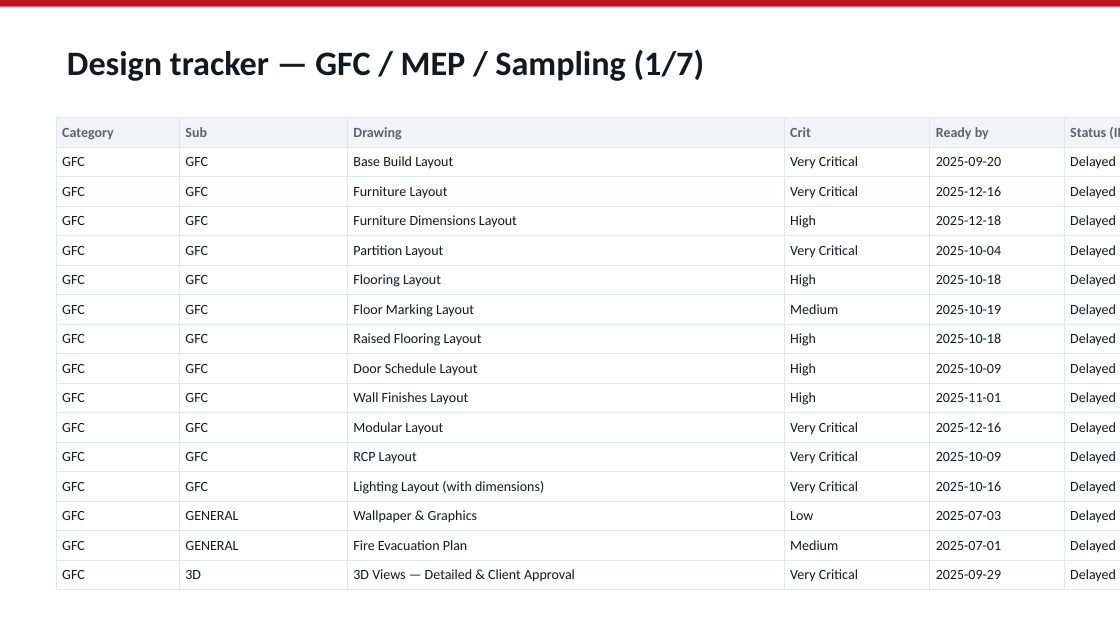
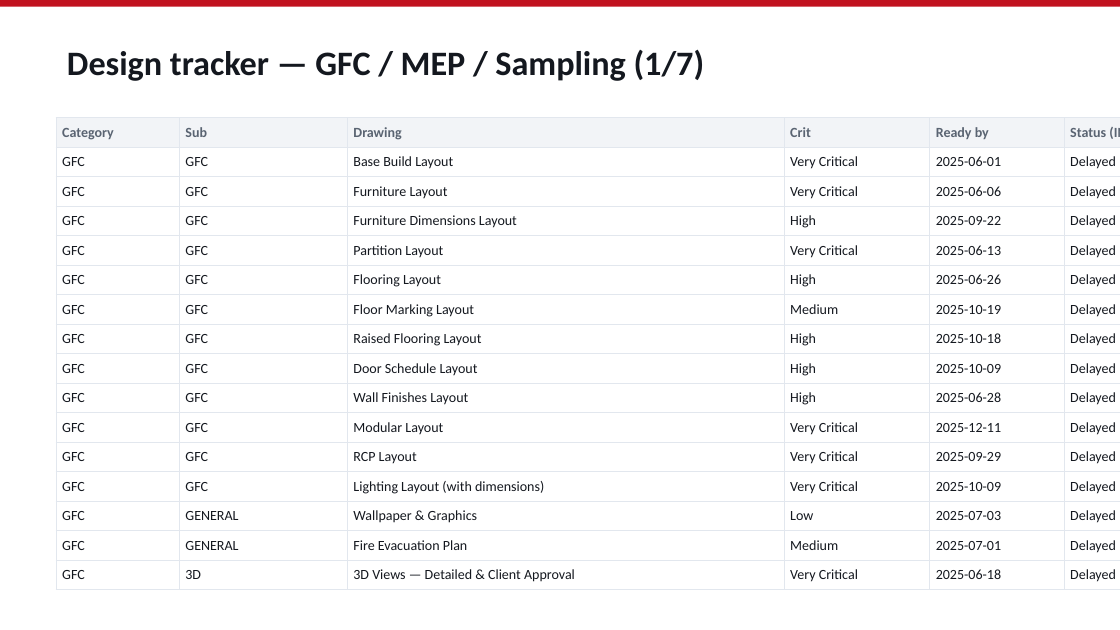
Before and after one commit to aayushdhoot/Planning-Engine, a slide deck: slide 18 of sample-output/emirates-internal-deck.pptx. Drawn at 1120x630 pixels with LibreOffice and Linux fonts; fonts in the diff are those of the drawing. Boxes give left, top, right and bottom in pixels: in the first picture for what was removed or moved away, otherwise in the second. Text is boxed around its words. In the diff, an @@ line names an element or a change of style, - is before the commit and + after.

```diff
--- a/sample-output/emirates-internal-deck.pptx
+++ b/sample-output/emirates-internal-deck.pptx
@@ table at <box>56,118,1120,586</box> @@
-row 2, column 5: 2025-09-20
+row 2, column 5: 2025-06-01
-row 2, column 7: 2025-09-25
+row 2, column 7: 2025-06-06
-row 3, column 5: 2025-12-16
+row 3, column 5: 2025-06-06
-row 3, column 7: 2025-12-23
+row 3, column 7: 2025-06-13
-row 4, column 5: 2025-12-18
+row 4, column 5: 2025-09-22
-row 4, column 7: 2025-12-23
+row 4, column 7: 2025-09-27
-row 5, column 5: 2025-10-04
+row 5, column 5: 2025-06-13
-row 5, column 7: 2025-10-09
+row 5, column 7: 2025-06-18
-row 6, column 5: 2025-10-18
+row 6, column 5: 2025-06-26
-row 6, column 7: 2025-10-23
+row 6, column 7: 2025-07-01
-row 10, column 5: 2025-11-01
+row 10, column 5: 2025-06-28
-row 10, column 7: 2025-11-06
+row 10, column 7: 2025-07-03
-row 11, column 5: 2025-12-16
+row 11, column 5: 2025-12-11
-row 11, column 7: 2025-12-23
+row 11, column 7: 2025-12-18
-row 12, column 5: 2025-10-09
+row 12, column 5: 2025-09-29
-row 12, column 7: 2025-10-16
+row 12, column 7: 2025-10-06
-row 13, column 5: 2025-10-16
+row 13, column 5: 2025-10-09
-row 13, column 7: 2025-10-23
+row 13, column 7: 2025-10-16
-row 16, column 5: 2025-09-29
+row 16, column 5: 2025-06-18
-row 16, column 7: 2025-10-09
+row 16, column 7: 2025-06-28
```
Also in this commit, not shown: 13 other slides changed, 25 other files.
